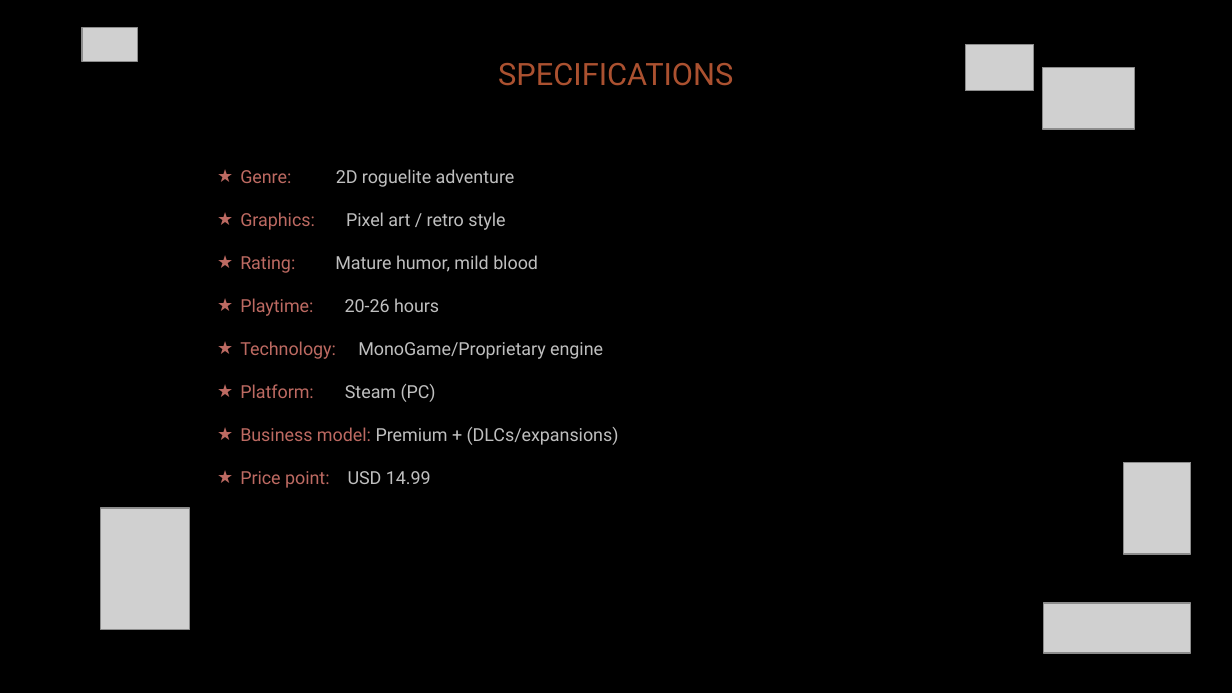
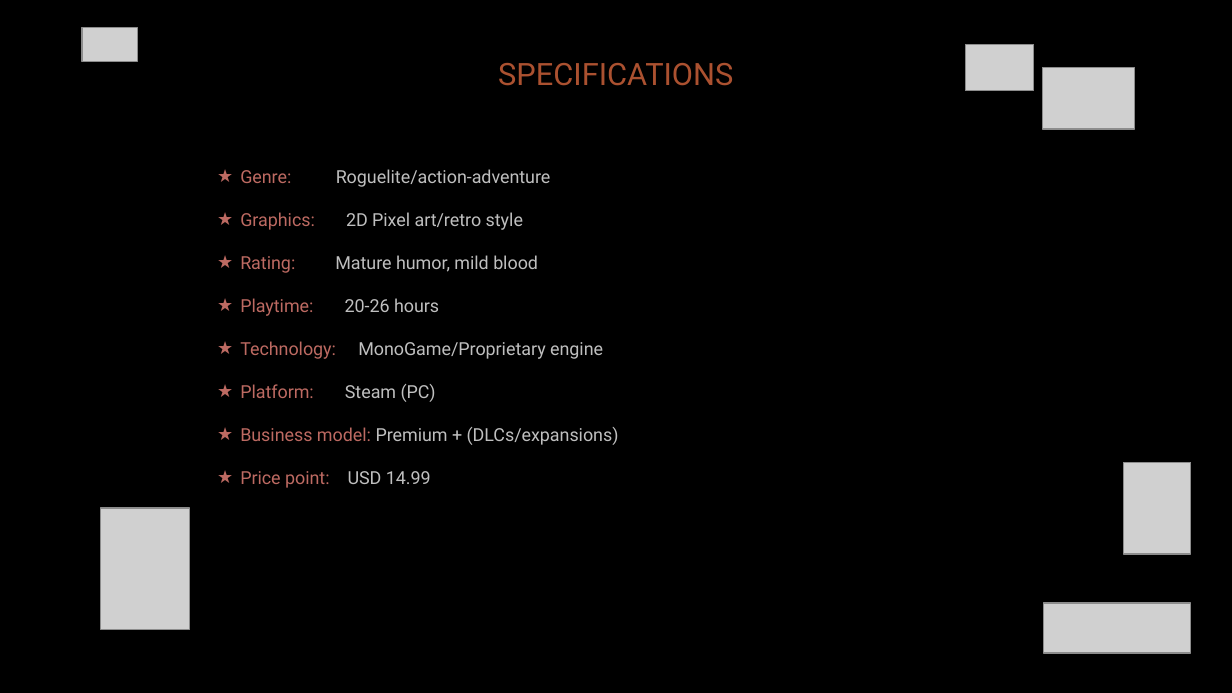
Before and after one commit to diegohcanepa/Remizione, a slide deck: slide 5 of Pitch Deck.pptx. Drawn at 1232x693 pixels with LibreOffice and Linux fonts; fonts in the diff are those of the drawing; grey boxes stand for pictures; background and template pictures are left out. Boxes give left, top, right and bottom in pixels: in the first picture for what was removed or moved away, otherwise in the second. Text is boxed around its words. In the diff, an @@ line names an element or a change of style, - is before the commit and + after.

```diff
--- a/Pitch Deck.pptx
+++ b/Pitch Deck.pptx
@@ text at box(240, 169, 551, 230): text changed @@
-★ Genre: 2D roguelite adventure
-★ Graphics: Pixel art / retro style
+★ Genre: Roguelite/action-adventure
+★ Graphics: 2D Pixel art/retro style
```
Also in this commit, not shown: 7 other slides changed, 15 other files.
